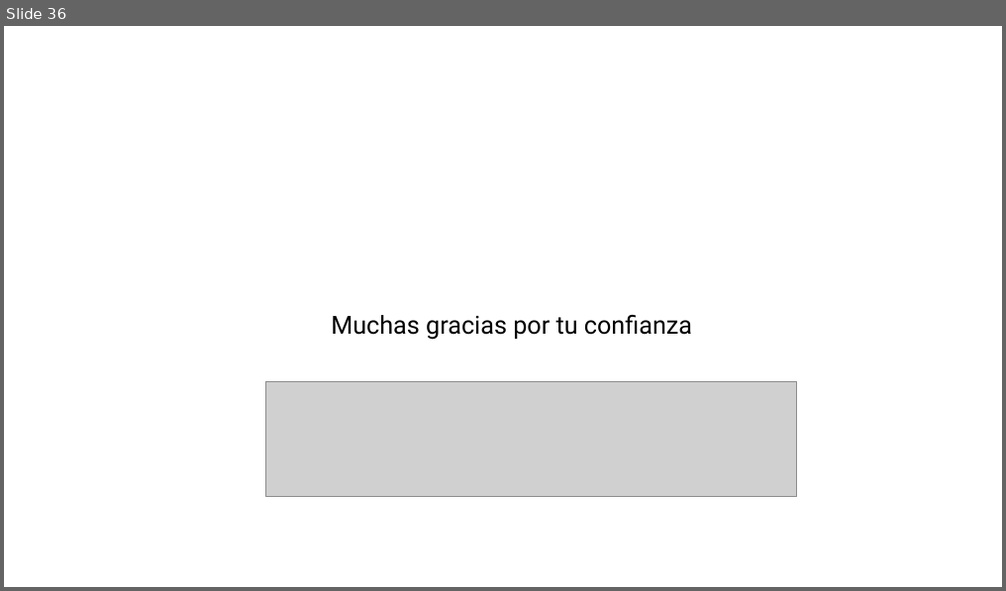
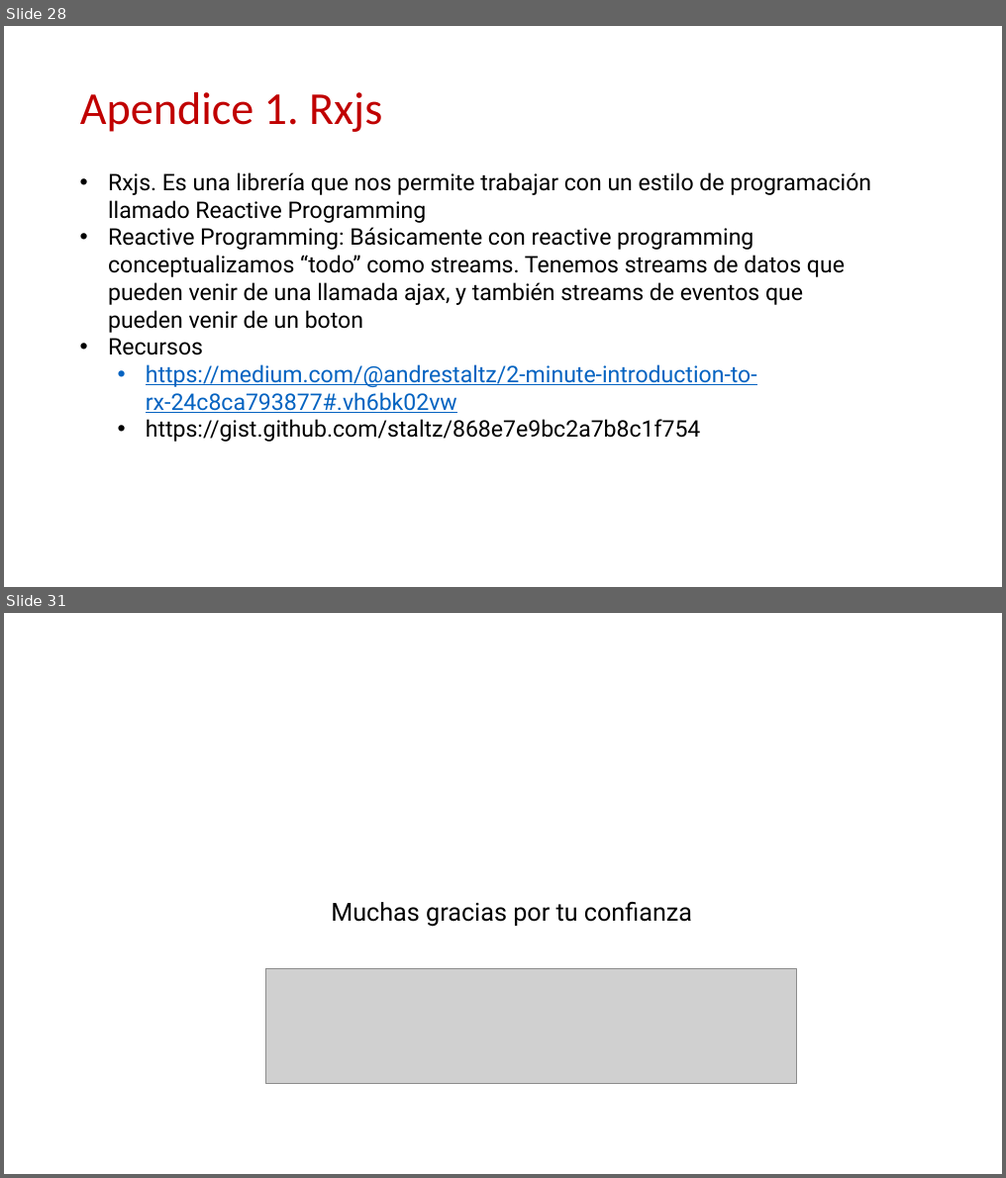
Before and after one commit to Robert-Freire/Introduction, a slide deck: resume.pptx. Shown one above the other, each under a label of ours: slide 36 before the commit, slides 28 and 31 after it; the slides between them are not shown. The pictures are 1006x591 and 1006x1178 pixels, drawn with LibreOffice and Linux fonts; fonts in the diff are those of the drawing; grey boxes stand for pictures; background and template pictures are left out. Boxes give left, top, right and bottom in pixels: in the first picture for what was removed or moved away, otherwise in the second. Text is boxed around its words. In the diff, an @@ line names an element or a change of style, - is before the commit and + after.

```diff
--- a/resume.pptx
+++ b/resume.pptx
@@ slide 28 added at [4,26,1002,587], background #FFFFFF @@
@@ title added at [80,92,382,132], 44 pt, text #C00000 @@
+Apendice 1. Rxjs
@@ text added at [108,173,871,442], 22 pt, text #000000 @@
+• Rxjs. Es una librería que nos permite trabajar con un estilo de programación llamado Reactive Programming
+• Reactive Programming: Básicamente con reactive programming conceptualizamos “todo” como streams. Tenemos streams de datos que pueden venir de una llamada ajax, y también streams de eventos que pueden venir de un boton
+• Recursos
+    • https://medium.com/@andrestaltz/2-minute-introduction-to-rx-24c8ca793877#.vh6bk02vw
+    • https://gist.github.com/staltz/868e7e9bc2a7b8c1f754
@@ what was slide 36 is now slide 31 @@
```
Also in this commit, not shown: 5 slides changed, 18 other slides added, 24 slides removed, 3 other files.
